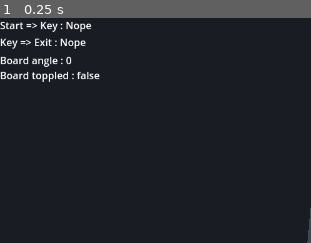
Above: before the commit, frame 1.
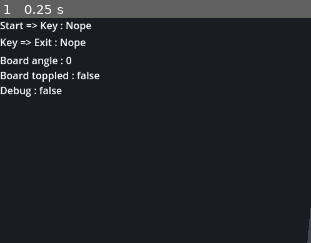
Above: after the commit, the same moment.

Repository: Cybierre-Koffee-Studio/GameOff2023
Game: Godot game, scene res://scenes/main.tscn
The game is run twice, just before and just after one commit, with the same random seed, the same clock (stepped at 60 frames per second) and the same inputs.
Inputs:
- Up to frame 1 (0.25 s): no input
The pictures show only the part of the screen within x 0-50%, y 0-50%; the shares and areas given below are measured in that part.

The runs differ from the first frame. In frame 1, 0.4% of the frame differs, in the area x 0-20%, y 30-36%.

Commit message:
Var debug pour avoir que des centres

Diff:
--- a/godot/HUD/GameHUD/game_hud.gd
+++ b/godot/HUD/GameHUD/game_hud.gd
@@ -1,4 +1,7 @@
 extends Control
+
+func ready():
+    $DebugLabel.text = "Debug : " + str(GlobalVars.debug)
 
 func on_has_start_key_path():
     $StartKeyLabel.text = "Start => Key : OK"
@@ -7,7 +10,7 @@
     $KeyExitLabel.text = "Key => Exit : OK"
 
 func on_board_tipped(new_angle):
-    $BoardAngle.text = "Board angle : " + str(new_angle)
+    $BoardAngleLabel.text = "Board angle : " + str(new_angle)
 
 func on_board_toppled():
-    $BoardToppled.text = "Board toppled : true"
+    $BoardToppledLabel.text = "Board toppled : true"
--- a/godot/HUD/GameHUD/game_hud.tscn
+++ b/godot/HUD/GameHUD/game_hud.tscn
@@ -25,16 +25,23 @@
 offset_bottom = 53.0
 text = "Key => Exit : Nope"
 
-[node name="BoardAngle" type="Label" parent="."]
+[node name="BoardAngleLabel" type="Label" parent="."]
 layout_mode = 0
 offset_top = 56.0
 offset_right = 115.0
 offset_bottom = 82.0
 text = "Board angle : 0"
 
-[node name="BoardToppled" type="Label" parent="."]
+[node name="BoardToppledLabel" type="Label" parent="."]
 layout_mode = 0
 offset_top = 80.0
 offset_right = 115.0
 offset_bottom = 106.0
 text = "Board toppled : false"
+
+[node name="DebugLabel" type="Label" parent="."]
+layout_mode = 0
+offset_top = 104.0
+offset_right = 40.0
+offset_bottom = 127.0
+text = "Debug : false"
--- a/godot/scenes/global/global_vars.gd
+++ b/godot/scenes/global/global_vars.gd
@@ -4,7 +4,9 @@
 var selected_tile_rotation
 var hand_size
 var got_key
+var at_exit
 var started
+var debug
 
 func _init():
     started = false
@@ -12,3 +14,5 @@
     selected_tile = null
     selected_tile_rotation = 0
     got_key = false
+    at_exit = false
+    debug = false
--- a/godot/scenes/hand/hand.gd
+++ b/godot/scenes/hand/hand.gd
@@ -27,7 +27,10 @@
     for t in range(nb_tiles):
         var marker = tile_markers[t]
         var tile = tile_scene.instantiate()
-        tile.init(possible_tiles.pick_random())
+        if (GlobalVars.debug):
+            tile.init(Tile.TYPE.CENTER)
+        else:
+            tile.init(possible_tiles.pick_random())
         tile.connect("select_tile", on_select_tile)
         tile.position = Vector3(marker.position.x, marker.position.y, marker.position.z)
         tile.position.z += 30
